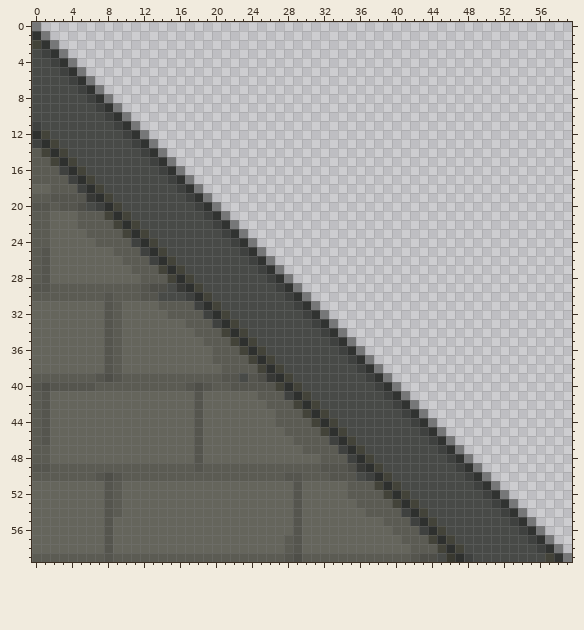
Two versions of one pixel-art sprite, img/dungeon/Block_Dungeon_Slope_Down.png. This is how it looked before the edit.
The file is 60x60 pixels. Pixels under 10% opacity are left out. Colours within 5 levels of each other are drawn and written as one.
Now the later version:
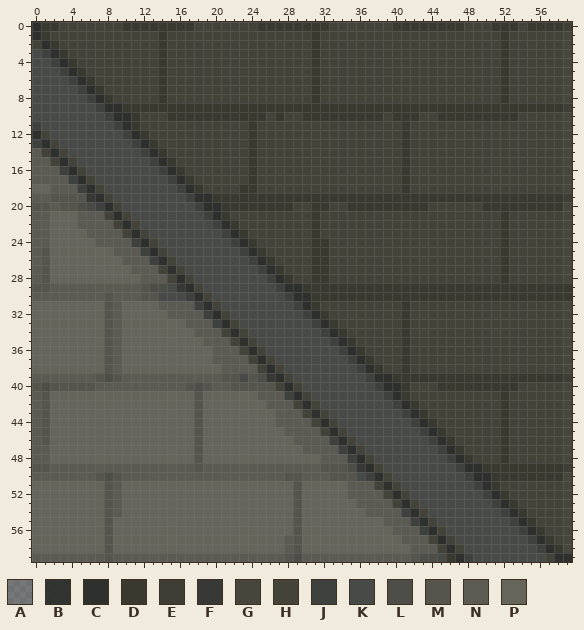
Palette (. is transparent): A #2b2d2c89  B #2e302ef9  C #2e302e  D #393930  E #3b3b32f9  F #383936  G #434339f9  H #434339  J #3f413f  K #484a47  L #4e4e48  M #55554e  N #5b5b53  P #65655c
Change:
Changed rows in their new state; - is an unchanged pixel.
first column x 0:
 0 CDDHHHHHHHDDDDDDDDHHHHHHHDDDDDDDDHHHHHHHDDDDDDDDHHHDDDHDDDDE
 1 CDHHHHHHHHHHHHDHHHHHHHHHHHHHHHHDHHHHHHHHHHHHHHHHHHHHDHHHHHHG
 2 -CDHHHHHHHHHHHDHHHHHHHHHHHHHHHHDHHHHHHHHHHHHHHHHHHHHDHHHHHHG
 3 --CDHHHHHHHHHHDHHHHHHHHHHHHHHHHDHHHHHHHHHHHHHHHHHHHHDHHHHHHG
 4 ---CDHHHHHHHHHDHHHHHHHHHHHHHHHHDHHHHHHHHHHHHHHHHHHHHDHHHHHHG
 5 ----CDHHHHHHHHDHHHHHHHHHHHHHHHHDHHHHHHHHHHHHHHHHHHHHDHHHHHHG
 6 -----CDHHHHHHHDHHHHHHHHHHHHHHHHDHHHHHHHHHHHHHHHHHHHHDHHHHHHG
 7 ------CDHHHHHHDHHHHHHHHHHHHHHHHDHHHHHHHHHHHHHHHHHHHHDHHHHHHG
 8 -------CDHHHHHDHHHHHHHHHHHHHHHHDHHHHHHHHHHHHHHHHHHHHDHHHHHHG
 9 --------CCDDDDDDDDDDDDDDDDDDDDDDDDDDDDDDDDDDDDDDDDDDDDDDDDDE
10 ---------CCDHHHDDDDDDDDDDDHDHHDDDDDDDDDHDDDHHDDDDDDDDDHHHHHG
11 ----------CDHHHHHHHHHHHHDHHHHHHHHHHHHHHHHDHHHHHHHHHHHHHHHHHG
12 -----------CDHHHHHHHHHHHDHHHHHHHHHHHHHHHHDHHHHHHHHHHHHHHHHHG
13 ------------CDHHHHHHHHHHDHHHHHHHHHHHHHHHHDHHHHHHHHHHHHHHHHHG
14 -------------CDHHHHHHHHHDHHHHHHHHHHHHHHHHDHHHHHHHHHHHHHHHHHG
15 --------------CDHHHHHHHHDHHHHHHHHHHHHHHHHDHHHHHHHHHHHHHHHHHG
16 ---------------CDHHHHHHHDHHHHHHHHHHHHHHHHDHHHHHHHHHHHHHHHHHG
17 ----------------CDHHHHHHDHHHHHHHHHHHHHHHHDHHHHHHHHHHHHHHHHHG
18 -----------------CDHHHHDDHHHHHHHHHHHHHHHHDHHHHHHHHHHHHHHHHHG
19 ------------------CCDDDDDDDDDDDDDDDDDDDDDDDDDDDDDDDDDDDDDDDE
20 -------------------CCDDDDDDDDHHDDHHDDDDDDDDDHHHHHHDDDDDDDDDG
21 --------------------CDHHHHHHHHHDHHHHHHHHHHHHHHHHHHHHDHHHHHHG
22 ---------------------CDHHHHHHHHDHHHHHHHHHHHHHHHHHHHHDHHHHHHG
23 ----------------------CDHHHHHHHDHHHHHHHHHHHHHHHHHHHHDHHHHHHG
24 -----------------------CDHHHHHHDDHHHHHHHHHHHHHHHHHHHDHHHHHHG
25 ------------------------CDHHHHHDDHHHHHHHHHHHHHHHHHHHDHHHHHHG
26 -------------------------CDHHHHDDHHHHHHHHHHHHHHHHHHHDHHHHHHG
27 --------------------------CDHHHDDHHHHHHHHHHHHHHHHHHHDHHHHHHG
28 ---------------------------CDHHDDHHHHHHHHHHHHHHHHHHHDHHHHHHG
29 ----------------------------CCDDDDDDDDDDDDDDDDDDDDDDDDDDDDDD
30 -----------------------------CCDDDDDDDDDDDDDDDDDDDDDDDDDDDDD
31 ------------------------------CDHHHHHHHHHDHHHHHHHHHHHHHHHHHG
32 -------------------------------CDHHHHHHHHDHHHHHHHHHHHHHHHHHG
33 --------------------------------CDHHHHHHHDHHHHHHHHHHHHHHHHHG
34 ---------------------------------CDHHHHHHDHHHHHHHHHHHHHHHHHG
35 ----------------------------------CDHHHHHDHHHHHHHHHHHHHHHHHG
36 -----------------------------------CDHHHHDHHHHHHHHHHHHHHHHHG
37 ------------------------------------CDHHHDHHHHHHHHHHHHHHHHHG
38 -------------------------------------CDHHDHHHHHHHHHHHHHHHHHG
39 --------------------------------------CCDDDDDDDDDDDDDDDDDDDE
40 ---------------------------------------CCDHHHDDDDDDDDDHHHHHG
41 ----------------------------------------CDHHHHHHHHHHDHHHHHHG
42 -----------------------------------------CDHHHHHHHHHDHHHHHHG
43 ------------------------------------------CDHHHHHHHHDHHHHHHG
44 -------------------------------------------CDHHHHHHHDHHHHHHG
45 --------------------------------------------CDHHHHHHDHHHHHHG
46 ---------------------------------------------CDHHHHHDHHHHHHG
47 ----------------------------------------------CDHHHHDHHHHHHG
48 -----------------------------------------------CDHHHDHHHHHHG
49 ------------------------------------------------CCDDDDDDDDDE
50 -------------------------------------------------CCDDDDDDDDG
51 --------------------------------------------------CDHHHHHHHG
52 ---------------------------------------------------CDHHHHHHG
53 ----------------------------------------------------CDHHHHHG
54 -----------------------------------------------------CDHHHHG
55 ------------------------------------------------------CDHHHG
56 -------------------------------------------------------CDHHG
57 --------------------------------------------------------CDHG
58 ---------------------------------------------------------CDG
59 ----------------------------------------------------------CC
Boxes around the changes in both pictures, in picture pixels (x1, y1, x2, y2):
changed: (32, 22, 572, 562)
